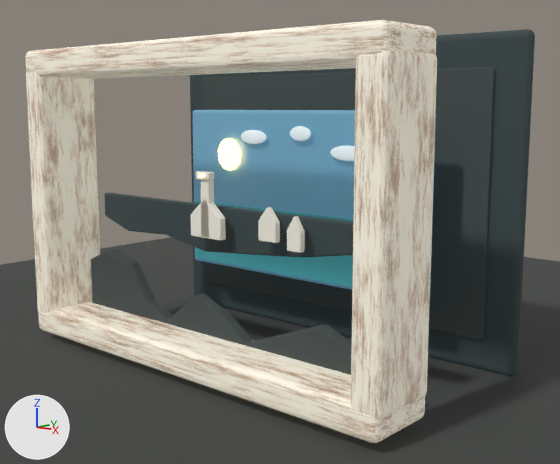
Two versions of the Blender file renders/luminary-concept.blend, one commit apart.
One viewpoint serves both versions: a 50 mm camera at (207.0, -199.0, 99.0) aimed at (7.0, 27.0, 50.0). Arrows for +X, +Y and +Z are at lower left; the lights stay in place. The first picture is the older version.

In view in the first picture: 'dark island silhouette', 'display cloud', 'display cloud.001', 'display cloud.002', 'display glass / sky', 'display moon', 'display ocean', 'frame bottom', 'frame left', 'frame right', 'frame top', 'ground', 'lighthouse lantern room', 'printed 5x7 rear plate', 'raised foreground rocks', 'shallow 4x6 rear registration land', 'white island cottage', 'white island cottage.001', 'white lighthouse keeper house' and 1 more.
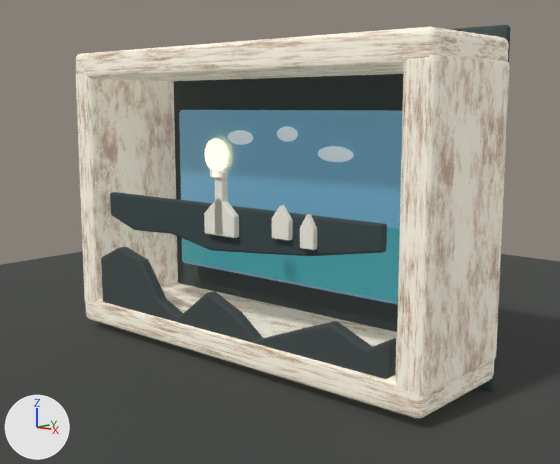
Commit message: Fit Luminary stack within 2 inch shadow box

Edits to the bpy script that builds the scene:
```text
Change me_raised_foreground_rocks_mesh:
    remove me_raised_foreground_rocks_mesh.from_pydata(...)  # 28 vertices, 16 faces; spans x -76.0..76.0, y -4.0..0.0, z 10.0..39.0
    add me_raised_foreground_rocks_mesh.from_pydata(...)  # 28 vertices, 16 faces; spans x -76.0..76.0, y 1.0..6.0, z 10.0..39.0
    me_raised_foreground_rocks_mesh part 1: the whole mesh is moved by (0.0, 6.0, 0.0)
Change me_white_lighthouse_keeper_house_mesh:
    remove me_white_lighthouse_keeper_house_mesh.from_pydata(...)  # 10 vertices, 7 faces; spans x -8.0..8.0, y -6.5..-3.5, z 51.0..66.0
    add me_white_lighthouse_keeper_house_mesh.from_pydata(...)  # 10 vertices, 7 faces; spans x -8.0..8.0, y 0.5..3.5, z 51.0..66.0
    me_white_lighthouse_keeper_house_mesh part 2: the whole mesh is moved by (0.0, 7.0, 0.0)
Change me_white_island_cottage_mesh:
    remove me_white_island_cottage_mesh.from_pydata(...)  # 10 vertices, 7 faces; spans x 26.0..34.0, y -5.75..-3.25, z 53.0..65.0
    add me_white_island_cottage_mesh.from_pydata(...)  # 10 vertices, 7 faces; spans x 26.0..34.0, y 0.95..3.45, z 53.0..65.0
    me_white_island_cottage_mesh part 3: the whole mesh is moved by (0.0, 6.7, 0.0)
Change me_white_island_cottage_mesh_001:
    remove me_white_island_cottage_mesh_001.from_pydata(...)  # 10 vertices, 7 faces; spans x 39.0..45.0, y -5.75..-3.25, z 51.0..63.0
    add me_white_island_cottage_mesh_001.from_pydata(...)  # 10 vertices, 7 faces; spans x 39.0..45.0, y 0.95..3.45, z 51.0..63.0
    me_white_island_cottage_mesh_001 part 4: the whole mesh is moved by (0.0, 6.7, 0.0)
Change me_cube_007:
    remove me_cube_007.from_pydata(...)  # 8 vertices, 6 faces; spans x -89.0..89.0, y -14.0..14.0, z -6.0..6.0
    add me_cube_007.from_pydata(...)  # 8 vertices, 6 faces; spans x -89.0..89.0, y -25.0..25.0, z -6.0..6.0
    me_cube_007 part 5: the whole mesh is scaled about its middle by (1, 1.81, 1)
Change me_cube_008:
    remove me_cube_008.from_pydata(...)  # 8 vertices, 6 faces; spans x -89.0..89.0, y -14.0..14.0, z -6.0..6.0
    add me_cube_008.from_pydata(...)  # 8 vertices, 6 faces; spans x -89.0..89.0, y -25.0..25.0, z -6.0..6.0
    me_cube_008 part 6: the whole mesh is scaled about its middle by (1, 1.81, 1)
Change me_cube_009:
    remove me_cube_009.from_pydata(...)  # 8 vertices, 6 faces; spans x -5.5..5.5, y -14.0..14.0, z -52.5..52.5
    add me_cube_009.from_pydata(...)  # 8 vertices, 6 faces; spans x -5.5..5.5, y -25.4..25.4, z -52.5..52.5
    me_cube_009 part 7: the whole mesh is scaled about its middle by (1, 1.81, 1)
Change me_cube_010:
    remove me_cube_010.from_pydata(...)  # 8 vertices, 6 faces; spans x -5.5..5.5, y -14.0..14.0, z -52.5..52.5
    add me_cube_010.from_pydata(...)  # 8 vertices, 6 faces; spans x -5.5..5.5, y -25.4..25.4, z -52.5..52.5
    me_cube_010 part 8: the whole mesh is scaled about its middle by (1, 1.81, 1)
Change ob_display_glass___sky:
    ob_display_glass___sky.location: (0.0, 46.5, 62.0) -> (0.0, 38.5, 62.0)
Change ob_display_ocean:
    ob_display_ocean.location: (0.0, 44.5, 42.0) -> (0.0, 36.5, 42.0)
Change ob_printed_5x7_rear_plate:
    ob_printed_5x7_rear_plate.location: (0.0, 68.5, 62.0) -> (0.0, 49.3, 62.0)
Change ob_shallow_4x6_rear_registration_land:
    ob_shallow_4x6_rear_registration_land.location: (0.0, 65.0, 62.0) -> (0.0, 46.8, 62.0)
Change ob_display_moon:
    ob_display_moon.location: (-37.0, 43.2, 78.0) -> (-37.0, 35.2, 78.0)
Change ob_display_cloud:
    ob_display_cloud.location: (-22.0, 42.8, 86.0) -> (-22.0, 34.8, 86.0)
Change ob_display_cloud_001:
    ob_display_cloud_001.location: (4.0, 42.8, 88.0) -> (4.0, 34.8, 88.0)
Change ob_display_cloud_002:
    ob_display_cloud_002.location: (28.0, 42.8, 81.0) -> (28.0, 34.8, 81.0)
Change ob_lighthouse_lantern_room:
    ob_lighthouse_lantern_room.location: (0.0, -6.0, 74.0) -> (0.0, 1.0, 74.0)
Change ob_frame_top:
    ob_frame_top.location: (0.0, -10.0, 116.0) -> (0.0, 25.4, 116.0)
Change ob_frame_bottom:
    ob_frame_bottom.location: (0.0, -10.0, 8.0) -> (0.0, 25.4, 8.0)
Change ob_frame_left:
    ob_frame_left.location: (-84.0, -10.0, 62.0) -> (-84.0, 25.4, 62.0)
Change ob_frame_right:
    ob_frame_right.location: (84.0, -10.0, 62.0) -> (84.0, 25.4, 62.0)
```

Location of each change, (x1, y1, x2, y2) in pixels of the pictures (560 x 464 px):
'frame right', mesh rescaled, moved (31% wider, 8% shorter): before (351, 50, 437, 419); after (396, 55, 509, 396)
'shallow 4x6 rear registration land', moved: before (203, 67, 495, 340); after (175, 74, 404, 332)
'frame left', mesh rescaled, moved (37% wider): before (26, 72, 100, 314); after (76, 74, 178, 303)
'frame bottom', mesh rescaled, moved: before (38, 301, 425, 443); after (85, 282, 494, 418)
'display glass / sky', moved: before (193, 110, 436, 290); after (179, 110, 403, 305)
'printed 5x7 rear plate', moved: before (190, 29, 535, 376); after (174, 25, 510, 390)
'frame top', mesh rescaled, moved (8% shorter): before (25, 20, 436, 79); after (76, 27, 509, 81)
'raised foreground rocks', moved: before (91, 248, 352, 375); after (101, 247, 396, 379)
'display ocean', moved: before (195, 201, 353, 287); after (182, 227, 400, 302)
'white lighthouse keeper house', moved: before (191, 200, 226, 240); after (204, 199, 239, 238)
'white island cottage', moved: before (258, 207, 280, 243); after (272, 205, 293, 240)
'display moon', moved: before (218, 138, 241, 170); after (205, 139, 228, 170)
'white island cottage.001', moved: before (287, 216, 305, 253); after (300, 214, 317, 250)
'display cloud.002', moved: before (330, 146, 355, 161); after (318, 146, 353, 162)
'display cloud', moved: before (241, 130, 266, 144); after (228, 130, 253, 145)
'display cloud.001', moved: before (290, 126, 311, 141); after (277, 126, 298, 142)
'lighthouse lantern room', moved: before (196, 171, 214, 180); after (210, 170, 228, 179)
